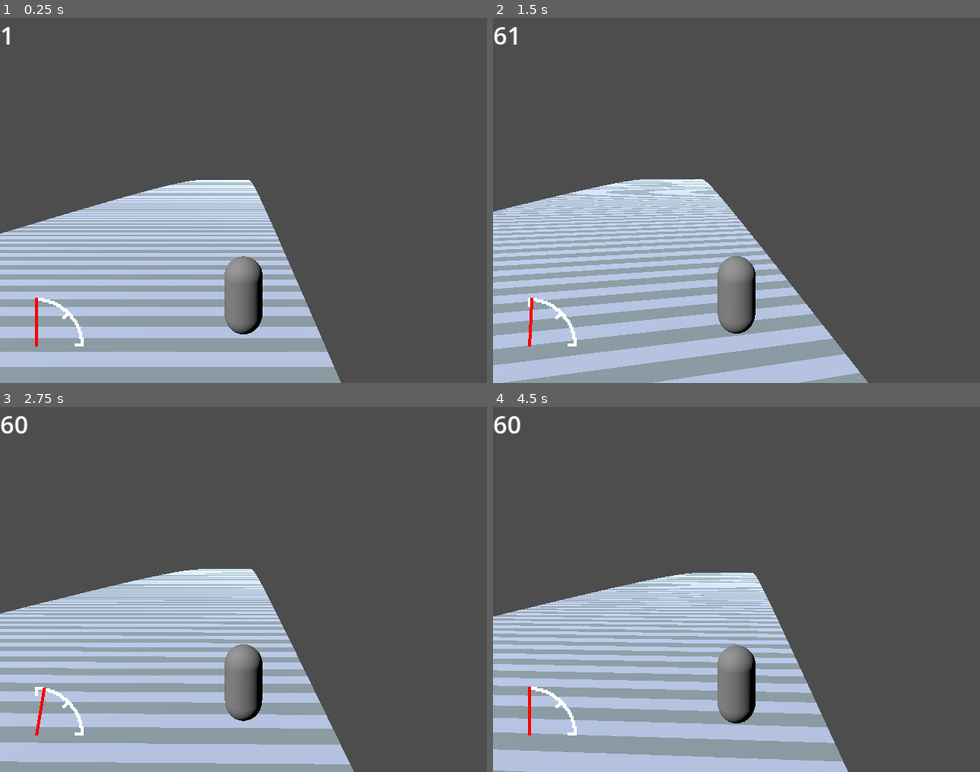
Above: before the commit, frames 1-4 (two rows, left to right).
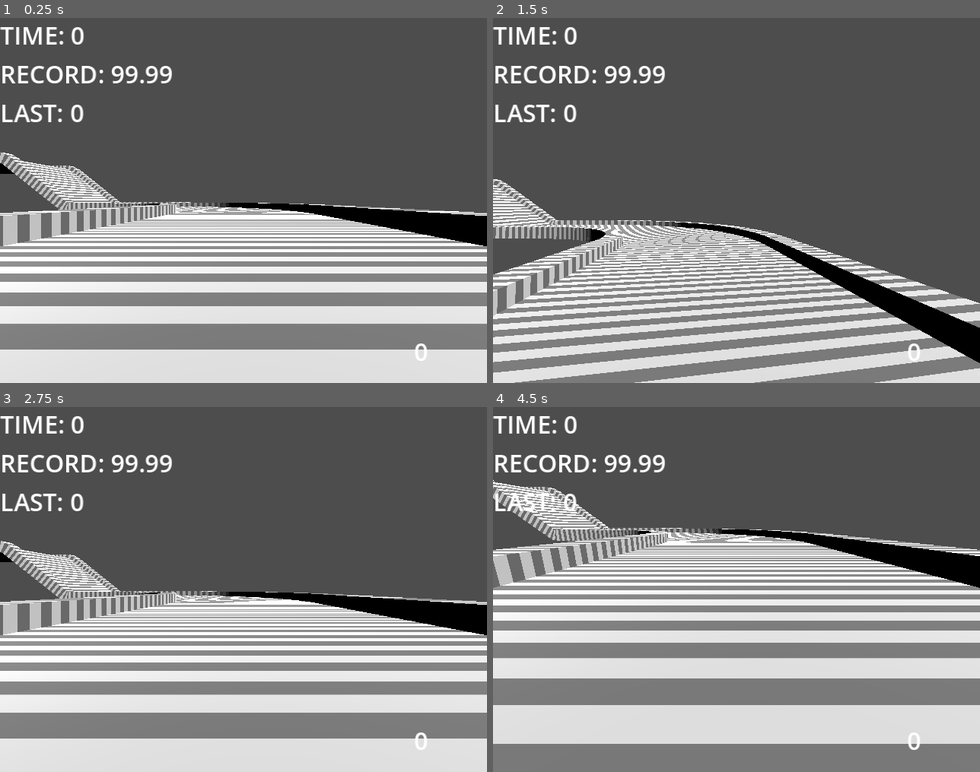
Above: after the commit, the same moments.

Repository: chillymegacd/BioShift-GP
Game: Godot game, scene res://tscn/test_scene.tscn
The game is run twice, just before and just after one commit, with the same random seed, the same clock (stepped at 60 frames per second) and the same inputs. Before the commit the project starts from res://data/tscn/test_scene.tscn.
Inputs:
- Up to frame 1 (0.25 s): no input
- Up to frame 2 (1.5 s): hold Up (accel1, bound only before the commit) 0.53-1.28 s; tap Left (turn_l1, bound only before the commit) at 0.6 s; tap Space (jump, bound only after the commit) at 0.77, 1.07 s; tap Right (turn_r1, bound only before the commit) at 0.8, 1.35 s; hold Down (brake1, bound only before the commit) from 1.28 s (still down)
- Up to frame 3 (2.75 s): tap Space (jump, bound only after the commit) at 1.52, 1.55, 1.82, 2.1 s; release Down (brake1, bound only before the commit) at 2.03 s; hold Up (accel1, bound only before the commit) from 2.03 s (still down); tap Left (turn_l1, bound only before the commit) at 2.3 s
- Up to frame 4 (4.5 s): tap Left (turn_l1, bound only before the commit) at 2.85, 4.35 s; tap Space (jump, bound only after the commit) at 3.02, 3.32, 3.77, 3.8, 4.07 s; tap Right (turn_r1, bound only before the commit) at 3.05, 3.6 s; release Up (accel1, bound only before the commit) at 3.53 s; hold Down (brake1, bound only before the commit) from 3.53 s (still down)

The runs differ from the first frame. In frame 1, 52% of the frame differs, in the area x 0-100%, y 2-100%; in frame 2, 44%; in frame 3, 52%; in frame 4, 67%.

Commit message:
Reboot
Starting the project from scratch

Diff:
--- a/data/tscn/character.tscn
+++ /dev/null
@@ -1,22 +0,0 @@
-[gd_scene load_steps=4 format=3 uid="uid://drsagnv4bgfbv"]
-
-[ext_resource type="Script" path="res://src/character.gd" id="1_ck1n0"]
-
-[sub_resource type="CapsuleMesh" id="CapsuleMesh_enj6b"]
-
-[sub_resource type="CapsuleShape3D" id="CapsuleShape3D_qdbsr"]
-
-[node name="Character" type="RigidBody3D"]
-collision_layer = 0
-axis_lock_angular_x = true
-axis_lock_angular_y = true
-axis_lock_angular_z = true
-script = ExtResource("1_ck1n0")
-
-[node name="MeshInstance3D" type="MeshInstance3D" parent="."]
-mesh = SubResource("CapsuleMesh_enj6b")
-
-[node name="CollisionShape3D" type="CollisionShape3D" parent="."]
-shape = SubResource("CapsuleShape3D_qdbsr")
-
-[node name="RayCast3D" type="RayCast3D" parent="."]
--- a/data/tscn/player.gd
+++ /dev/null
@@ -1,10 +0,0 @@
-extends "res://src/character.gd"
-
-func _physics_process(delta: float) -> void:
-	forward_influence = Input.get_action_strength("accel1")
-	speed -= move_speed * Input.get_action_strength("brake1") * delta * .25
-	turn_influence = Input.get_axis("turn_r1", "turn_l1") * ( 1 - ((speed / move_speed) * 0.8))
-	update_character(delta)
-	$Camera3D.fov = 75 + ((speed / move_speed) * 10)
-	$CanvasLayer/Speedometer.rotation = deg_to_rad(((abs(speed) / move_speed) * 90) - 90)
-	$CanvasLayer/Label.text = str(Engine.get_frames_per_second())
--- a/data/tscn/player.tscn
+++ /dev/null
@@ -1,44 +0,0 @@
-[gd_scene load_steps=7 format=3 uid="uid://6eg6wxyslsgi"]
-
-[ext_resource type="PackedScene" uid="uid://drsagnv4bgfbv" path="res://data/tscn/character.tscn" id="1_pcrba"]
-[ext_resource type="Script" path="res://data/tscn/player.gd" id="2_e6ilp"]
-[ext_resource type="Texture2D" uid="uid://bkomcy4dsqvi0" path="res://data/png/speedometer.png" id="3_rta8y"]
-
-[sub_resource type="PhysicsMaterial" id="PhysicsMaterial_g4ndm"]
-friction = 0.0
-bounce = 0.25
-
-[sub_resource type="Gradient" id="Gradient_xfwt8"]
-offsets = PackedFloat32Array(0)
-colors = PackedColorArray(1, 0, 0, 1)
-
-[sub_resource type="GradientTexture2D" id="GradientTexture2D_e3fqj"]
-gradient = SubResource("Gradient_xfwt8")
-width = 32
-height = 2
-
-[node name="Player" instance=ExtResource("1_pcrba")]
-physics_material_override = SubResource("PhysicsMaterial_g4ndm")
-script = ExtResource("2_e6ilp")
-
-[node name="Camera3D" type="Camera3D" parent="." index="3"]
-transform = Transform3D(1, 0, 0, 0, 0.996195, 0.0871557, 0, -0.0871557, 0.996195, 0, 3, 6)
-
-[node name="CanvasLayer" type="CanvasLayer" parent="." index="4"]
-
-[node name="Sprite2D" type="Sprite2D" parent="CanvasLayer" index="0"]
-texture_filter = 1
-position = Vector2(39, 200)
-texture = ExtResource("3_rta8y")
-
-[node name="Speedometer" type="Node2D" parent="CanvasLayer" index="1"]
-position = Vector2(24, 216)
-rotation = -1.57167
-
-[node name="Sprite2D" type="Sprite2D" parent="CanvasLayer/Speedometer" index="0"]
-position = Vector2(16, 0)
-texture = SubResource("GradientTexture2D_e3fqj")
-
-[node name="Label" type="Label" parent="CanvasLayer" index="2"]
-offset_right = 40.0
-offset_bottom = 23.0
--- a/data/tscn/test_scene.tscn
+++ /dev/null
@@ -1,44 +0,0 @@
-[gd_scene load_steps=5 format=3 uid="uid://df8mo4iqy1dgh"]
-
-[ext_resource type="Texture2D" uid="uid://7g18rfqqmlud" path="res://data/png/grid.png" id="1_c5pc2"]
-[ext_resource type="PackedScene" uid="uid://6eg6wxyslsgi" path="res://data/tscn/player.tscn" id="2_0bj41"]
-
-[sub_resource type="Curve3D" id="Curve3D_qgktu"]
-_data = {
-"points": PackedVector3Array(0, 0, 0, 0, 0, 0, 0, 0, 0, 0, 0, -50, 0, 0, 50, 0, 5, 100, 0, 0, 0, 0, 0, 0, 0, 0, 200),
-"tilts": PackedFloat32Array(0, 0, 0)
-}
-point_count = 3
-
-[sub_resource type="StandardMaterial3D" id="StandardMaterial3D_jmskh"]
-albedo_texture = ExtResource("1_c5pc2")
-texture_filter = 0
-
-[node name="TestScene" type="Node3D"]
-
-[node name="WorldEnvironment" type="WorldEnvironment" parent="."]
-
-[node name="DirectionalLight3D" type="DirectionalLight3D" parent="."]
-transform = Transform3D(0.707107, 0.5, -0.5, 0, 0.707107, 0.707107, 0.707107, -0.5, 0.5, 0, 100, 0)
-
-[node name="Player" parent="." instance=ExtResource("2_0bj41")]
-transform = Transform3D(1, 0, 0, 0, 1, 0, 0, 0, 1, -2.36748, 7.92062, 197.964)
-collision_layer = 1
-
-[node name="Path3D" type="Path3D" parent="."]
-curve = SubResource("Curve3D_qgktu")
-
-[node name="CSGPolygon3D" type="CSGPolygon3D" parent="Path3D"]
-material_override = SubResource("StandardMaterial3D_jmskh")
-use_collision = true
-polygon = PackedVector2Array(0, 0, 0, 5, 20, 5, 20, 0)
-mode = 2
-path_node = NodePath("..")
-path_interval_type = 0
-path_interval = 1.0
-path_simplify_angle = 0.0
-path_rotation = 2
-path_local = false
-path_continuous_u = true
-path_u_distance = 1.0
-path_joined = false
--- a/project.godot
+++ b/project.godot
@@ -10,8 +10,8 @@
 
 [application]
 
-config/name="BioShift GP"
-run/main_scene="res://data/tscn/test_scene.tscn"
+config/name="racing"
+run/main_scene="res://tscn/test_scene.tscn"
 config/features=PackedStringArray("4.3", "GL Compatibility")
 config/icon="res://icon.svg"
 
@@ -20,39 +20,48 @@
 window/size/viewport_width=320
 window/size/viewport_height=240
 window/stretch/mode="canvas_items"
+window/stretch/aspect="expand"
 
 [input]
 
-accel1={
+accel={
 "deadzone": 0.5,
-"events": [Object(InputEventJoypadMotion,"resource_local_to_scene":false,"resource_name":"","device":-1,"axis":5,"axis_value":1.0,"script":null)
-, Object(InputEventKey,"resource_local_to_scene":false,"resource_name":"","device":-1,"window_id":0,"alt_pressed":false,"shift_pressed":false,"ctrl_pressed":false,"meta_pressed":false,"pressed":false,"keycode":0,"physical_keycode":4194320,"key_label":0,"unicode":0,"location":0,"echo":false,"script":null)
-, Object(InputEventJoypadButton,"resource_local_to_scene":false,"resource_name":"","device":-1,"button_index":1,"pressure":0.0,"pressed":true,"script":null)
+"events": [Object(InputEventKey,"resource_local_to_scene":false,"resource_name":"","device":-1,"window_id":0,"alt_pressed":false,"shift_pressed":false,"ctrl_pressed":false,"meta_pressed":false,"pressed":false,"keycode":0,"physical_keycode":87,"key_label":0,"unicode":119,"location":0,"echo":false,"script":null)
 ]
 }
-brake1={
+brake={
 "deadzone": 0.5,
-"events": [Object(InputEventJoypadMotion,"resource_local_to_scene":false,"resource_name":"","device":-1,"axis":4,"axis_value":1.0,"script":null)
-, Object(InputEventKey,"resource_local_to_scene":false,"resource_name":"","device":-1,"window_id":0,"alt_pressed":false,"shift_pressed":false,"ctrl_pressed":false,"meta_pressed":false,"pressed":false,"keycode":0,"physical_keycode":4194322,"key_label":0,"unicode":0,"location":0,"echo":false,"script":null)
-, Object(InputEventJoypadMotion,"resource_local_to_scene":false,"resource_name":"","device":-1,"axis":5,"axis_value":1.0,"script":null)
+"events": [Object(InputEventKey,"resource_local_to_scene":false,"resource_name":"","device":-1,"window_id":0,"alt_pressed":false,"shift_pressed":false,"ctrl_pressed":false,"meta_pressed":false,"pressed":false,"keycode":0,"physical_keycode":83,"key_label":0,"unicode":115,"location":0,"echo":false,"script":null)
 ]
 }
-turn_r1={
+right_turn={
 "deadzone": 0.5,
-"events": [Object(InputEventJoypadMotion,"resource_local_to_scene":false,"resource_name":"","device":-1,"axis":0,"axis_value":1.0,"script":null)
-, Object(InputEventKey,"resource_local_to_scene":false,"resource_name":"","device":-1,"window_id":0,"alt_pressed":false,"shift_pressed":false,"ctrl_pressed":false,"meta_pressed":false,"pressed":false,"keycode":0,"physical_keycode":4194321,"key_label":0,"unicode":0,"location":0,"echo":false,"script":null)
+"events": [Object(InputEventKey,"resource_local_to_scene":false,"resource_name":"","device":-1,"window_id":0,"alt_pressed":false,"shift_pressed":false,"ctrl_pressed":false,"meta_pressed":false,"pressed":false,"keycode":0,"physical_keycode":4194321,"key_label":0,"unicode":0,"location":0,"echo":false,"script":null)
 ]
 }
-turn_l1={
+left_turn={
 "deadzone": 0.5,
-"events": [Object(InputEventJoypadMotion,"resource_local_to_scene":false,"resource_name":"","device":-1,"axis":0,"axis_value":-1.0,"script":null)
-, Object(InputEventKey,"resource_local_to_scene":false,"resource_name":"","device":-1,"window_id":0,"alt_pressed":false,"shift_pressed":false,"ctrl_pressed":false,"meta_pressed":false,"pressed":false,"keycode":0,"physical_keycode":4194319,"key_label":0,"unicode":0,"location":0,"echo":false,"script":null)
+"events": [Object(InputEventKey,"resource_local_to_scene":false,"resource_name":"","device":-1,"window_id":0,"alt_pressed":false,"shift_pressed":false,"ctrl_pressed":false,"meta_pressed":false,"pressed":false,"keycode":0,"physical_keycode":4194319,"key_label":0,"unicode":0,"location":0,"echo":false,"script":null)
 ]
 }
-jump1={
+jump={
 "deadzone": 0.5,
-"events": [Object(InputEventJoypadButton,"resource_local_to_scene":false,"resource_name":"","device":-1,"button_index":0,"pressure":0.0,"pressed":true,"script":null)
-, Object(InputEventJoypadButton,"resource_local_to_scene":false,"resource_name":"","device":-1,"button_index":0,"pressure":0.0,"pressed":true,"script":null)
+"events": [Object(InputEventKey,"resource_local_to_scene":false,"resource_name":"","device":-1,"window_id":0,"alt_pressed":false,"shift_pressed":false,"ctrl_pressed":false,"meta_pressed":false,"pressed":false,"keycode":0,"physical_keycode":32,"key_label":0,"unicode":32,"location":0,"echo":false,"script":null)
+]
+}
+shift_down={
+"deadzone": 0.5,
+"events": [Object(InputEventKey,"resource_local_to_scene":false,"resource_name":"","device":-1,"window_id":0,"alt_pressed":false,"shift_pressed":false,"ctrl_pressed":false,"meta_pressed":false,"pressed":false,"keycode":0,"physical_keycode":65,"key_label":0,"unicode":97,"location":0,"echo":false,"script":null)
+]
+}
+shift_up={
+"deadzone": 0.5,
+"events": [Object(InputEventKey,"resource_local_to_scene":false,"resource_name":"","device":-1,"window_id":0,"alt_pressed":false,"shift_pressed":false,"ctrl_pressed":false,"meta_pressed":false,"pressed":false,"keycode":0,"physical_keycode":68,"key_label":0,"unicode":100,"location":0,"echo":false,"script":null)
+]
+}
+boost={
+"deadzone": 0.5,
+"events": [Object(InputEventKey,"resource_local_to_scene":false,"resource_name":"","device":-1,"window_id":0,"alt_pressed":false,"shift_pressed":false,"ctrl_pressed":false,"meta_pressed":false,"pressed":false,"keycode":0,"physical_keycode":4194325,"key_label":0,"unicode":0,"location":0,"echo":false,"script":null)
 ]
 }
 
--- a/src/character.gd
+++ /dev/null
@@ -1,30 +0,0 @@
-extends RigidBody3D
-
-@export var move_speed := 100.0
-@export var accel_speed := 15.0
-@export var turn_speed := 3.0
-@export var jump_speed := 25.0
-
-@onready var floor_raycast := $RayCast3D
-
-var gravity = ProjectSettings.get_setting("physics/3d/default_gravity") * 2
-var forward_influence : float
-var turn_influence : float
-var speed : float
-var velocity : Vector3
-
-func update_character(delta: float) -> void:
-	rotation.y += turn_influence * turn_speed * delta
-	var forward_direction: Vector3 = -transform.basis.z
-	forward_direction.y = 0.0
-	forward_direction = forward_direction.normalized()
-	velocity = linear_velocity
-	speed = move_toward(speed, forward_influence * move_speed, accel_speed * delta)
-	speed = clamp(speed, 0.0, move_speed)
-	velocity.x = forward_direction.x * speed
-	velocity.z = forward_direction.z * speed
-	velocity.y -= gravity * delta
-	if floor_raycast and floor_raycast.is_colliding():
-		if Input.is_action_just_pressed("jump1"):
-			velocity.y += jump_speed
-	linear_velocity = velocity
--- a/src/pid_3d.gd
+++ /dev/null
@@ -1,20 +0,0 @@
-extends RefCounted
-class_name Pid3D
-
-var _p: float
-var _i: float
-var _d: float
-
-var _prev_error: Vector3
-var _error_integral: Vector3
-
-func _init(p: float, i: float, d: float) -> void:
-	_p = p
-	_i = i
-	_d = d
-
-func update(error: Vector3, delta: float) -> Vector3:
-	_error_integral += error * delta
-	var error_derivative = (error - _prev_error) / delta
-	_prev_error = error
-	return _p * error * _i * _error_integral + _d * error_derivative
--- /dev/null
+++ b/src/player/player.gd
@@ -0,0 +1,117 @@
+extends CharacterBody3D
+
+@onready var tp_camera := $Camera3D
+@onready var fp_camera := $Model/Camera3D
+@onready var camera = tp_camera
+
+@export var max_speeds := [0.0, 10.0, 25.0, 35.0, 50.0]
+@export var accel := 0.25
+@export var brake_speed := 0.25
+@export var air_drag := 0.1
+@export var turn_speeds := [0.0, 2.5, 1.5, 1.0, 0.5]
+@export var jump_speed := 7.5
+
+var gear := 1
+var speed := 0.0
+var final_speed := 0.0
+var rpm := 0.0
+var max_rpms := [max_speeds[1]]
+var bounce := 0.0
+var bounce_reduction := 0.0
+var will_add_bounce := true
+var timer_started := false
+var current_time := 0.0
+var best_time := 99.99
+var last_lap := 0.0
+
+func align_with_y(xform, new_y):
+	xform.basis.y = new_y
+	xform.basis.x = -xform.basis.z.cross(new_y)
+	xform.basis = xform.basis.orthonormalized()
+	return xform
+
+func model_control(xform, delta: float) -> void:
+	if !is_on_floor():
+		$Model.rotation.x = lerp(rotation.x, velocity.y / 5.0, 15 * delta)
+		$Model.rotation.x = clamp($Model.rotation.x, deg_to_rad(-45), deg_to_rad(45))
+	$Model.global_transform = $Model.global_transform.interpolate_with(xform, 12 * delta)
+
+func camera_control(final_turn_axis: float, delta: float) -> void:
+	camera.rotation.x = lerp(camera.rotation.x, velocity.y * .025, 15 * delta)
+	camera.rotation.x = clamp(camera.rotation.x, deg_to_rad(-45), deg_to_rad(45))
+	camera.rotation.z = lerp(camera.rotation.z, final_turn_axis, 15 * delta)
+	camera.rotation.y = lerp(camera.rotation.y, final_turn_axis, 15 * delta)
+	camera.position.y = lerp(camera.position.y, 1.5 + velocity.y * .1, 15 * delta)
+	camera.position.y = clamp(camera.position.y, 0, 5)
+
+func ui_control() -> void:
+	$CanvasLayer/ColorRect.position.y = 224 - int(speed * -1)
+	$CanvasLayer/RPM.position.y = 224 - (rpm * 50)
+	$CanvasLayer/RPM.size.y = rpm * 50
+	$CanvasLayer/ColorRect.size.y = int(speed * -1)
+	$CanvasLayer/Label.text = "TIME: " + str(snapped(current_time, 0.01)) + "\nRECORD: " + str(snapped(best_time, 0.01)) + "\nLAST: " + str(last_lap)
+	$CanvasLayer/Gear.text = str(roundi(final_speed))
+
+func checkpoint() -> void:
+	if !timer_started:
+		timer_started = true
+	else:
+		last_lap = snapped(current_time - best_time, 0.01)
+		if snapped(current_time, 0.01) < snapped(best_time, 0.01): best_time = current_time
+		current_time = 0.0
+
+func _ready() -> void:
+	max_rpms.append(max_rpms[0] + max_speeds[2])
+	max_rpms.append(max_rpms[1] + max_speeds[3])
+	max_rpms.append(max_rpms[2] + max_speeds[4])
+
+func _physics_process(delta: float) -> void:
+	var turn_axis := Input.get_axis("right_turn", "left_turn")
+	var final_turn_axis = turn_axis * (turn_speeds[gear] * delta)
+	var shift_axis := Input.get_axis("shift_down", "shift_up")
+	var accel_str := -Input.get_action_strength("accel") + Input.get_action_strength("brake")
+	rotate_y(final_turn_axis)
+	var n = Vector3.UP
+	if is_on_floor():
+		if $RayCast3D.is_colliding(): n = $RayCast3D.get_collision_normal()
+		if Input.is_action_just_pressed("jump"):
+			velocity.y = jump_speed
+		#if bounce > 0.0:
+			#will_add_bounce = false
+			#if bounce_reduction == 0.0:
+				#bounce_reduction = bounce / 3.0
+			#velocity += bounce * n
+			#bounce -= bounce_reduction
+		#else:
+			#bounce_reduction = 0.0
+			#will_add_bounce = true
+	else:
+		velocity.y -= 9.8 * delta
+		#if will_add_bounce:
+			#bounce += delta * 2
+	var xform = align_with_y(global_transform, n)
+	speed = move_toward(speed, (max_speeds[gear] * accel_str), accel * 60 * delta)
+	if Input.is_action_pressed("brake"):
+		speed += (brake_speed * 30 * delta) + accel_str
+	speed = clamp(speed, -max_speeds[-1], 0.0)
+	var shift_reduction = (abs(shift_axis) * 5) if final_speed > 5 else 0
+	var move_dir = transform.basis * Vector3(shift_axis * 20, 0, speed + shift_reduction)
+	velocity.x = move_dir.x + (n.x * 2.5)
+	velocity.z = move_dir.z + (n.z * 2.5)
+	final_speed = -global_transform.basis.z.dot(velocity)
+	rpm = snapped(final_speed / max_speeds[gear], 0.01)
+	rpm = clamp(rpm, 0.0, 1.0)
+	if accel_str < 0:
+		if rpm >= 1 and gear < turn_speeds.size() - 1:
+			gear += 1
+	elif rpm < 1 and gear > 1:
+		gear -= 1
+	if is_on_wall():
+		velocity = (get_wall_normal() * -speed * 10)
+		speed = 0
+	move_and_slide()
+	camera_control(final_turn_axis, delta)
+	model_control(xform, delta)
+	ui_control()
+	if timer_started:
+		current_time += delta
--- /dev/null
+++ b/tscn/check.gd
@@ -0,0 +1,15 @@
+extends Area3D
+
+
+# Called when the node enters the scene tree for the first time.
+func _ready() -> void:
+	pass # Replace with function body.
+
+
+# Called every frame. 'delta' is the elapsed time since the previous frame.
+func _process(delta: float) -> void:
+	pass
+
+
+func _on_area_entered(area: Area3D) -> void:
+	area.owner.checkpoint()
--- /dev/null
+++ b/tscn/player/player.tscn
@@ -0,0 +1,54 @@
+[gd_scene load_steps=3 format=3 uid="uid://hb1bhnr003o2"]
+
+[ext_resource type="Script" path="res://src/player/player.gd" id="1_5csgb"]
+
+[sub_resource type="CapsuleShape3D" id="CapsuleShape3D_dcdqx"]
+
+[node name="Player" type="CharacterBody3D"]
+script = ExtResource("1_5csgb")
+
+[node name="RayCast3D" type="RayCast3D" parent="."]
+transform = Transform3D(1, 0, 0, 0, 1, 0, 0, 0, 1, 0, -0.5, 0)
+target_position = Vector3(0, -2, 0)
+debug_shape_thickness = 5
+
+[node name="Model" type="CSGCylinder3D" parent="."]
+
+[node name="Camera3D" type="Camera3D" parent="Model"]
+transform = Transform3D(1, 0, 0, 0, 1, 0, 0, 0, 1, 0, 0.515184, -0.584203)
+current = true
+
+[node name="CollisionShape3D" type="CollisionShape3D" parent="."]
+shape = SubResource("CapsuleShape3D_dcdqx")
+
+[node name="Camera3D" type="Camera3D" parent="."]
+transform = Transform3D(1, 0, 0, 0, 0.977416, 0.211325, 0, -0.211325, 0.977416, 0, 2.36, 4)
+
+[node name="CanvasLayer" type="CanvasLayer" parent="."]
+
+[node name="ColorRect" type="ColorRect" parent="CanvasLayer"]
+offset_left = 16.0
+offset_right = 32.0
+offset_bottom = 40.0
+
+[node name="RPM" type="ColorRect" parent="CanvasLayer"]
+offset_left = 40.0
+offset_right = 56.0
+offset_bottom = 40.0
+
+[node name="Label" type="Label" parent="CanvasLayer"]
+offset_right = 40.0
+offset_bottom = 23.0
+
+[node name="Gear" type="Label" parent="CanvasLayer"]
+offset_left = 272.0
+offset_top = 208.0
+offset_right = 312.0
+offset_bottom = 231.0
+text = "0"
+
+[node name="Area3D" type="Area3D" parent="."]
+monitoring = false
+
+[node name="CollisionShape3D" type="CollisionShape3D" parent="Area3D"]
+shape = SubResource("CapsuleShape3D_dcdqx")
--- /dev/null
+++ b/tscn/test_scene.tscn
@@ -0,0 +1,63 @@
+[gd_scene load_steps=8 format=3 uid="uid://cwgyq2ccdtvgi"]
+
+[ext_resource type="PackedScene" uid="uid://hb1bhnr003o2" path="res://tscn/player/player.tscn" id="1_fihvj"]
+[ext_resource type="Script" path="res://tscn/check.gd" id="2_7gssq"]
+
+[sub_resource type="Curve3D" id="Curve3D_18xvj"]
+_data = {
+"points": PackedVector3Array(0, 0, 0, 0, 0, 0, 0, 0, 0, 0, 0, 0, 0, 0, 0, 0, 0, -30, 25, 0, 0, 0, 0, 0, -25, 0, -50, 0, 0, 0, 0, 0, 0, -37.5, 10, -50, 0, 0, 0, 0, 0, 0, -87.5, 10, -50, 0, 0, 0, -25, 0, 0, -100, 0, -50, 0.25, 0, 0, -86.76, 0, 150, -150, 0, 0, 0, 0, 75, 0, 0, 0, 0, 0, 30),
+"tilts": PackedFloat32Array(0, 0, 0, 0, 0, 0, 0, 0)
+}
+point_count = 8
+
+[sub_resource type="Gradient" id="Gradient_m3g0t"]
+interpolation_mode = 1
+offsets = PackedFloat32Array(0, 0.5)
+colors = PackedColorArray(0.539663, 0.539663, 0.539663, 1, 1, 1, 1, 1)
+
+[sub_resource type="GradientTexture2D" id="GradientTexture2D_8qsh8"]
+gradient = SubResource("Gradient_m3g0t")
+width = 256
+
+[sub_resource type="StandardMaterial3D" id="StandardMaterial3D_gbqtx"]
+albedo_texture = SubResource("GradientTexture2D_8qsh8")
+
+[sub_resource type="BoxShape3D" id="BoxShape3D_tmxcq"]
+size = Vector3(20, 10, 1)
+
+[node name="TestScene" type="Node3D"]
+
+[node name="Player" parent="." instance=ExtResource("1_fihvj")]
+transform = Transform3D(1, 0, 0, 0, 1, 0, 0, 0, 1, 5, 2, -3)
+
+[node name="DirectionalLight3D" type="DirectionalLight3D" parent="."]
+transform = Transform3D(0.707107, -0.5, 0.5, 0, 0.707107, 0.707107, -0.707107, -0.5, 0.5, 0, 3, 0)
+
+[node name="Path3D" type="Path3D" parent="."]
+transform = Transform3D(1, 0, 0, 0, 1, 0, 0, 0, 1, -2.5, 0, 0)
+curve = SubResource("Curve3D_18xvj")
+
+[node name="CSGPolygon3D" type="CSGPolygon3D" parent="Path3D"]
+material_override = SubResource("StandardMaterial3D_gbqtx")
+use_collision = true
+polygon = PackedVector2Array(0, 0, 0, 1, 0, 2, 2, 2, 2, 1, 18, 1, 18, 2, 20, 2, 20, 0)
+mode = 2
+path_node = NodePath("..")
+path_interval_type = 0
+path_interval = 1.0
+path_simplify_angle = 0.0
+path_rotation = 2
+path_local = false
+path_continuous_u = true
+path_u_distance = 1.0
+path_joined = false
+
+[node name="Check" type="Area3D" parent="."]
+transform = Transform3D(1, 0, 0, 0, 1, 0, 0, 0, 1, 5, 5, -8)
+monitorable = false
+script = ExtResource("2_7gssq")
+
+[node name="CollisionShape3D" type="CollisionShape3D" parent="Check"]
+shape = SubResource("BoxShape3D_tmxcq")
+
+[connection signal="area_entered" from="Check" to="Check" method="_on_area_entered"]
Not shown, removed: data/blend/monkey.blend.import
Not shown, removed: data/obj/test_road.mtl
Not shown, removed: data/obj/test_road.obj
Not shown, removed: data/obj/test_road.obj.import
Binary file removed: data/png/grid.png
Not shown, removed: data/png/grid.png.import
Binary file removed: data/png/speedometer.png
Not shown, changed: icon.svg.import
Binary file added: img/grid.png
Not shown, changed: img/grid.png.import
Not shown, removed: data/blend/monkey.blend
Not shown, removed: data/blend/monkey.blend1
